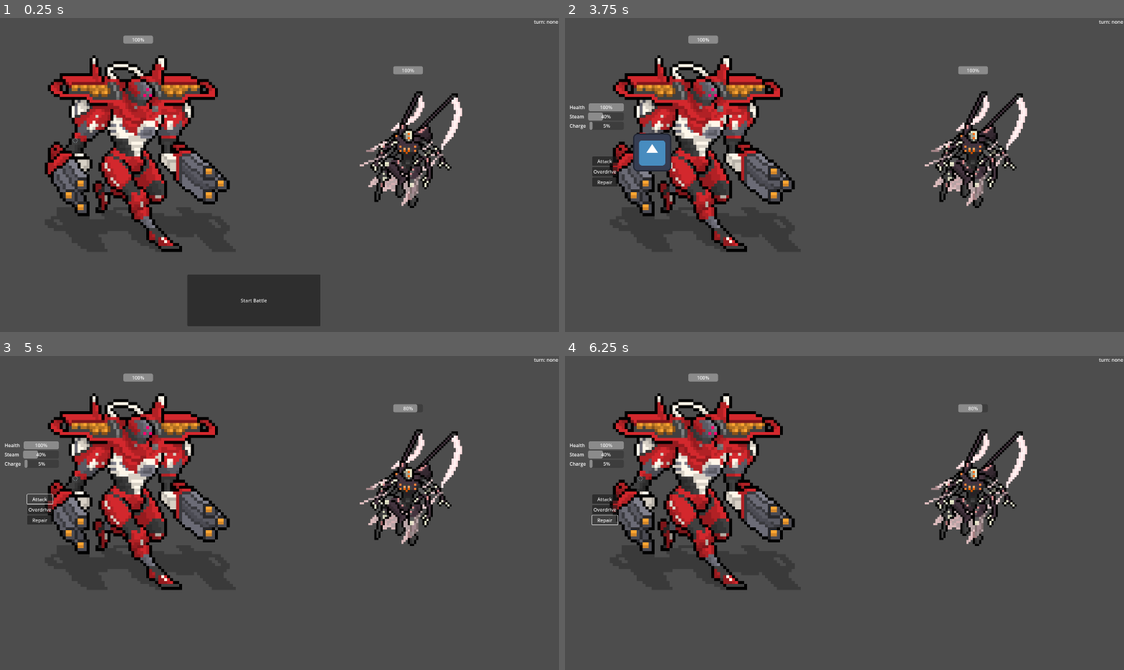
Above: before the commit, frames 1-4 (two rows, left to right).
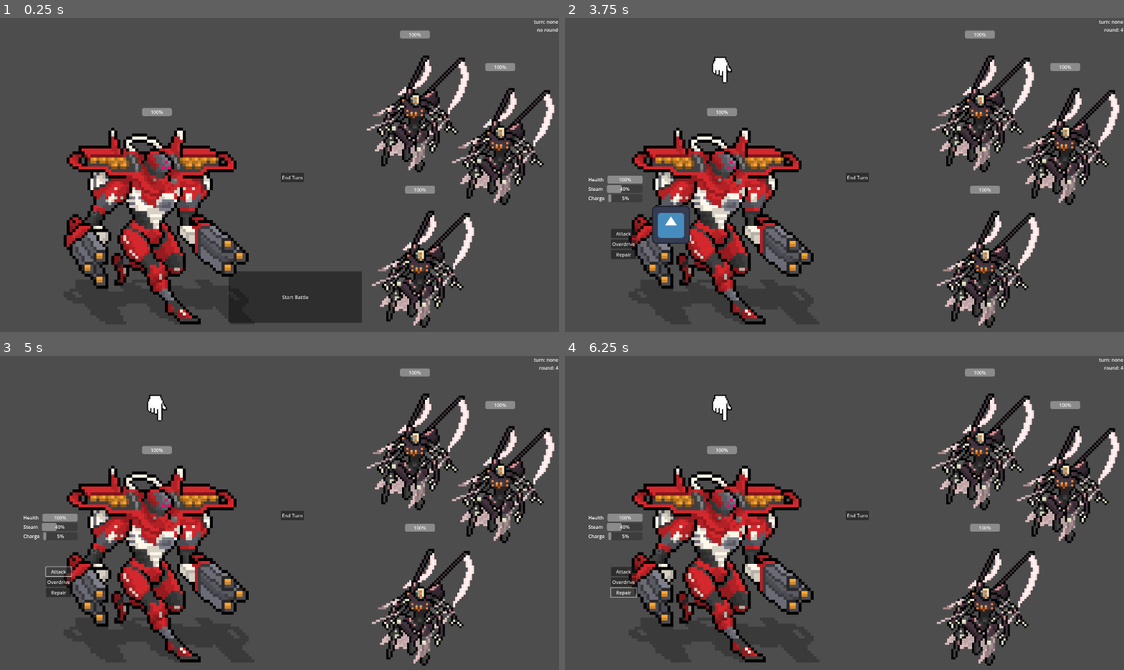
Above: after the commit, the same moments.

Repository: MaelvanDijk/Harvest
Game: Godot game, scene res://scenes/battle_scene.tscn
Same seed, same stepped clock (60 frames per second), same inputs: the game is played once before the commit and once after it. The engine's default icon, where the game draws it, is replaced by a stand-in: a white triangle on a blue panel in a dark square.
Inputs (mouse positions are in pixels of both pictures, inside the frame that each line leads up to; where the layout moved, square brackets give the same spot in the first picture):
- Up to frame 1 (0.25 s): no input
- Up to frame 2 (3.75 s): click (855, 178) at 0.5 s, where only the run after the commit has a clickable "End Turn"; click "Start Battle" at 1.25 s; click (855, 178) at 2 s, where only the run after the commit has a clickable "End Turn"; click (855, 178) at 2.75 s, where only the run after the commit has a clickable "End Turn"; click (660, 212) [637, 140] at 3.5 s
- Up to frame 3 (5 s): click "Attack" at 4.25 s
- Up to frame 4 (6.25 s): click "Overdrive" at 5 s; click "Repair" at 5.75 s

The runs differ from the first frame. In frame 1, 26% of the frame differs, in the area x 7-100%, y 3-99%; in frame 2, 25%; in frame 3, 25%; in frame 4, 25%.

Commit message:
fixed batle combat and turn rounds

Diff:
--- a/src/scenes/battle_scene.tscn
+++ b/src/scenes/battle_scene.tscn
@@ -1,9 +1,10 @@
-[gd_scene load_steps=5 format=3 uid="uid://doap3bnd2qgtk"]
+[gd_scene load_steps=6 format=3 uid="uid://doap3bnd2qgtk"]
 
 [ext_resource type="Script" path="res://scripts/battle_scene.gd" id="1_3t2yw"]
 [ext_resource type="PackedScene" uid="uid://g1hmpj4ghbke" path="res://scenes/player_battle_scene.tscn" id="2_ipmek"]
 [ext_resource type="PackedScene" uid="uid://30hee5p247n3" path="res://scenes/enemy_battle_scene.tscn" id="3_2bkef"]
 [ext_resource type="Script" path="res://scripts/debug/battle_debug_menu.gd" id="4_vrb7h"]
+[ext_resource type="Script" path="res://scripts/turn_manager.gd" id="5_spdwb"]
 
 [node name="BattleScene" type="Node2D"]
 script = ExtResource("1_3t2yw")
@@ -18,19 +19,11 @@
 
 [node name="StartButton" type="Button" parent="MainBattleMenu"]
 layout_mode = 0
-offset_left = 673.0
-offset_top = -50.0
-offset_right = 1119.0
-offset_bottom = 123.0
+offset_left = 812.0
+offset_top = -61.0
+offset_right = 1258.0
+offset_bottom = 112.0
 text = "Start Battle"
-
-[node name="PlayerBattleScene" parent="." instance=ExtResource("2_ipmek")]
-position = Vector2(506, 455)
-speed = 30
-
-[node name="EnemyBattleScene" parent="." instance=ExtResource("3_2bkef")]
-position = Vector2(1419, 452)
-speed = 50
 
 [node name="BattleDebugMenu" type="BoxContainer" parent="."]
 offset_left = 1648.0
@@ -48,6 +41,46 @@
 text = "Turn: <TURN>"
 horizontal_alignment = 2
 
+[node name="RoundDebug" type="Label" parent="BattleDebugMenu/VBoxContainer"]
+layout_mode = 2
+text = "Round: <ROUND>"
+horizontal_alignment = 2
+
+[node name="TurnManager" type="Node" parent="."]
+script = ExtResource("5_spdwb")
+
+[node name="EnemyGroup" type="Node" parent="."]
+
+[node name="EnemyBattleScene" parent="EnemyGroup" instance=ExtResource("3_2bkef")]
+position = Vector2(1459, 853)
+speed = 10
+
+[node name="EnemyBattleScene2" parent="EnemyGroup" node_paths=PackedStringArray("health_component") instance=ExtResource("3_2bkef")]
+position = Vector2(1728, 441)
+health_component = NodePath("../EnemyBattleScene/HealthComponent")
+speed = 10
+
+[node name="EnemyBattleScene3" parent="EnemyGroup" node_paths=PackedStringArray("health_component") instance=ExtResource("3_2bkef")]
+position = Vector2(1442, 332)
+health_component = NodePath("../EnemyBattleScene/HealthComponent")
+speed = 10
+
+[node name="PlayerGroup" type="Node" parent="."]
+
+[node name="PlayerBattleScene" parent="PlayerGroup" instance=ExtResource("2_ipmek")]
+position = Vector2(569, 698)
+speed = 30
+
 [connection signal="pressed" from="MainBattleMenu/StartButton" to="." method="_on_start_button_pressed"]
-[connection signal="deal_total_damage" from="PlayerBattleScene" to="." method="_on_player_battle_scene_deal_total_damage"]
-[connection signal="attack_player" from="EnemyBattleScene" to="." method="_on_enemy_battle_scene_attack_player"]
+[connection signal="round_ended" from="TurnManager" to="." method="_on_turn_manager_round_ended"]
+[connection signal="attack_player" from="EnemyGroup/EnemyBattleScene" to="." method="_on_enemy_battle_scene_attack_player"]
+[connection signal="combatant_destroyed" from="EnemyGroup/EnemyBattleScene" to="." method="_on_enemy_battle_scene_combatant_destroyed"]
+[connection signal="turn_ended" from="EnemyGroup/EnemyBattleScene" to="." method="_on_enemy_battle_scene_turn_ended"]
+[connection signal="attack_player" from="EnemyGroup/EnemyBattleScene2" to="." method="_on_enemy_battle_scene_attack_player"]
+[connection signal="combatant_destroyed" from="EnemyGroup/EnemyBattleScene2" to="." method="_on_enemy_battle_scene_combatant_destroyed"]
+[connection signal="turn_ended" from="EnemyGroup/EnemyBattleScene2" to="." method="_on_enemy_battle_scene_turn_ended"]
+[connection signal="attack_player" from="EnemyGroup/EnemyBattleScene3" to="." method="_on_enemy_battle_scene_attack_player"]
+[connection signal="combatant_destroyed" from="EnemyGroup/EnemyBattleScene3" to="." method="_on_enemy_battle_scene_combatant_destroyed"]
+[connection signal="turn_ended" from="EnemyGroup/EnemyBattleScene3" to="." method="_on_enemy_battle_scene_turn_ended"]
+[connection signal="deal_total_damage" from="PlayerGroup/PlayerBattleScene" to="." method="_on_player_battle_scene_deal_total_damage"]
+[connection signal="turn_ended" from="PlayerGroup/PlayerBattleScene" to="." method="_on_player_battle_scene_turn_ended"]
--- a/src/scenes/enemy_battle_scene.tscn
+++ b/src/scenes/enemy_battle_scene.tscn
@@ -13,3 +13,5 @@
 
 [node name="SscDuskWing" type="Sprite2D" parent="."]
 texture = ExtResource("3_keg1x")
+
+[connection signal="health_depleted" from="HealthComponent" to="." method="_on_health_component_health_depleted"]
--- a/src/scenes/player_battle_scene.tscn
+++ b/src/scenes/player_battle_scene.tscn
@@ -1,9 +1,10 @@
-[gd_scene load_steps=5 format=3 uid="uid://g1hmpj4ghbke"]
+[gd_scene load_steps=6 format=3 uid="uid://g1hmpj4ghbke"]
 
 [ext_resource type="Script" path="res://scripts/player_battle_scene.gd" id="1_j06i3"]
 [ext_resource type="PackedScene" uid="uid://cvmpj5n7cvrec" path="res://scenes/components/health_component.tscn" id="2_7xxjy"]
 [ext_resource type="Texture2D" uid="uid://by50o11reaub1" path="res://Sprites/TEMP/SSC MONARCH.png" id="3_smeih"]
 [ext_resource type="PackedScene" uid="uid://h0ukpxk0ltan" path="res://scenes/components/right_arm_component.tscn" id="4_sfbtf"]
+[ext_resource type="Texture2D" uid="uid://cw5mtp6qf3vx8" path="res://Sprites/TEMP/hand_only.png" id="5_1313j"]
 
 [node name="PlayerBattleScene" type="Node2D" node_paths=PackedStringArray("health_component", "righ_arm_component")]
 script = ExtResource("1_j06i3")
@@ -28,4 +29,20 @@
 
 [node name="LowerBodyPart" type="Node2D" parent="."]
 
+[node name="TurnSprite" type="Sprite2D" parent="."]
+visible = false
+position = Vector2(3.99994, -527)
+rotation = 3.14048
+scale = Vector2(1.85593, 1.85593)
+texture = ExtResource("5_1313j")
+hframes = 14
+
+[node name="EndTurnButton" type="Button" parent="."]
+offset_left = 418.0
+offset_top = -178.0
+offset_right = 496.0
+offset_bottom = -147.0
+text = "End Turn"
+
 [connection signal="deal_damage" from="RightArmComponent" to="." method="_on_right_arm_component_deal_damage"]
+[connection signal="pressed" from="EndTurnButton" to="." method="_on_end_turn_button_pressed"]
--- a/src/scripts/battle_scene.gd
+++ b/src/scripts/battle_scene.gd
@@ -1,80 +1,67 @@
 extends Node2D
 
-@onready var player := $PlayerBattleScene
-@onready var enemy := $EnemyBattleScene
+@onready var player_group := $PlayerGroup
+@onready var enemy_group := $EnemyGroup
+@onready var turn_manager := $TurnManager
 
-@onready var combatants := [player, enemy]
+@onready var combatants := player_group.get_children() + enemy_group.get_children()
 @onready var start_button = $MainBattleMenu/StartButton
 
-var sorted_turn_order := Array()
 var turn = "none"
 var round := 0
+var combat_active := false
 
 
-func _combat_loop():
-	print("Starting combat")
-	_decide_turn_order()
-	_apply_round_start_effects()
+func _play_combat_round():
+	print("Starting combat round")
+	round += 1
+	print(combatants)
 
-	#for combatant in sorted_turn_order:
-		#turn = combatant
-		#combatant.play_turn()
+	if round > 10:
+		_end_combat()
+	else:
+		_apply_round_start_effects()
+		turn_manager.play(combatants.duplicate())
 
-func _decide_turn_order():
-	print("deciding turn order")
-	var unsorted_turn_order := combatants
 
-	unsorted_turn_order.sort_custom(sort_descending)
-	sorted_turn_order = unsorted_turn_order
+func _start_next_round():
+	print("Starting next round.")
+	_play_combat_round()
 
-func sort_descending(a, b):
-	"""Sorts custom sort array in descending order"""
-	if a.speed > b.speed:
-		return true
-	return false
+
+func _end_combat():
+	print("Ending combat")
 
 func _apply_round_start_effects():
 	print("Applying round start effects")
 
 
-#
-## Called every frame. 'delta' is the elapsed time since the previous frame.
-#func _process(delta):
-	#pass
-#
-#func play_turn():
-	#"""Handles play turn management"""
-	#match turn:
-		#turn_order.PLAYER:
-			#pass
-		#turn_order.ENEMY:
-			#_end_turn()
-#
-#func _end_turn():
-	#"""Handles end turn management"""
-	#match turn:
-		#turn_order.PLAYER:
-			#turn = turn_order.ENEMY
-		#turn_order.ENEMY:
-			#turn = turn_order.PLAYER
-#
-#func _on_attack_button_pressed():
-	#"""Handles the attack button signal to spend resources and deal damage"""
-	#enemy.health_component.damage(10)
-	#_end_turn()
-#
 func _on_enemy_attack(damage):
 	print("damage")
-	player.health_component.damage(damage)
+	#player.health_component.damage(damage)
 
 
 func _on_start_button_pressed():
 	start_button.queue_free()
-	_combat_loop()
-
-
+	_play_combat_round()
 
 
 func _on_player_battle_scene_deal_total_damage(amount):
 	print(amount)
-	enemy.health_component.damage(amount)
+	#enemy.health_component.damage(amount)
+
+
+func _on_turn_manager_round_ended():
+	_start_next_round()
+
+
+func _on_player_battle_scene_turn_ended():
+	turn_manager.end_turn()
+
+func _on_enemy_battle_scene_turn_ended():
+	turn_manager.end_turn()
+
+
+func _on_enemy_battle_scene_combatant_destroyed():
+	if len(combatants) <= 1:
+		print("You win")
--- a/src/scripts/debug/battle_debug_menu.gd
+++ b/src/scripts/debug/battle_debug_menu.gd
@@ -1,6 +1,7 @@
 extends BoxContainer
 
 @onready var turn_label = $VBoxContainer/TurnDebug
+@onready var round_label = $VBoxContainer/RoundDebug
 @onready var root = $".."
 
 # Called every frame. 'delta' is the elapsed time since the previous frame.
@@ -9,3 +10,8 @@
 		turn_label.text = "turn: %s" % str(root.turn)
 	else:
 		turn_label.text = "no turn"
+
+	if root.round:
+		round_label.text = "round: %s" % str(root.round)
+	else:
+		round_label.text = "no round"
--- a/src/scripts/enemy_battle_scene.gd
+++ b/src/scripts/enemy_battle_scene.gd
@@ -6,7 +6,8 @@
 @export var speed:int
 
 signal attack_player(damage)
-signal turn_finished
+signal turn_ended
+signal combatant_destroyed
 
 func _attack():
 	print("enemy attacking!")
@@ -18,15 +19,20 @@
 	_play_start_phase()
 	_play_main_phase()
 	_play_cleanup_phase()
-
+	turn_ended.emit()
 
 
 func _play_start_phase():
 	print("start phase")
 
+
 func _play_main_phase():
 	print("main phase")
-	#_attack()
+
 
 func _play_cleanup_phase():
 	print("end phase")
+
+func _on_health_component_health_depleted():
+	combatant_destroyed.emit()
+	self.queue_free()
--- a/src/scripts/health_component.gd
+++ b/src/scripts/health_component.gd
@@ -8,3 +8,6 @@
 func damage(value:int):
 	"""Handles all damage calls"""
 	health_bar.value -= value
+
+	if health_bar.value <= 0:
+		health_depleted.emit()
--- a/src/scripts/player_battle_scene.gd
+++ b/src/scripts/player_battle_scene.gd
@@ -5,24 +5,42 @@
 @export var righ_arm_component: RightArmComponent
 @export var speed:int
 
+@onready var turn_sprite := $TurnSprite
+
+
+var is_turn_active = false
+
 signal deal_total_damage(amount)
+signal turn_ended
 
 func play_turn():
 	print("playing turn")
-
+	_make_active()
 	_play_start_phase()
 	_play_main_phase()
 	_play_cleanup_phase()
 
+
+
+func _make_active():
+	"""Handles activation of components to allow actions and visual queues."""
+	is_turn_active = true
+	turn_sprite.visible = true
+
+
 func _play_start_phase():
 	print("start phase")
+
 
 func _play_main_phase():
 	print("main phase")
 
+
 func _play_cleanup_phase():
 	print("end phase")
 
-
 func _on_right_arm_component_deal_damage(amount):
 	deal_total_damage.emit(amount)
+
+func _on_end_turn_button_pressed():
+	turn_ended.emit()
--- /dev/null
+++ b/src/scripts/turn_manager.gd
@@ -0,0 +1,46 @@
+extends Node
+
+var sorted_combatants := Array()
+var combatant
+
+signal round_ended
+
+func play(combatants):
+	"""handles turn playing loop"""
+	sorted_combatants = _decide_turn_order(combatants)
+	_play_turns(sorted_combatants)
+
+
+func _decide_turn_order(combatants:Array):
+	print("deciding turn order")
+	var sorted_turn_order := Array()
+	var unsorted_turn_order := combatants
+
+	unsorted_turn_order.sort_custom(_sort_descending)
+	sorted_turn_order = unsorted_turn_order
+
+	return sorted_turn_order
+
+
+func _play_turns(sorted_combatants:Array):
+	"Handles actual turn plays"
+	if len(sorted_combatants) == 0:
+		round_ended.emit()
+	else:
+		combatant = sorted_combatants.pop_front()
+		combatant.play_turn()
+
+
+func _sort_descending(a, b):
+	"""Sorts custom sort array in descending order"""
+	if a.speed > b.speed:
+		return true
+	return false
+
+func end_turn():
+	"""Handles end turn management"""
+	print("Ending turn")
+	_start_next_turn()
+
+func _start_next_turn():
+	_play_turns(sorted_combatants)
Binary file added: src/Sprites/TEMP/hand_only.png
Not shown, added: src/Sprites/TEMP/hand_only.png.import
